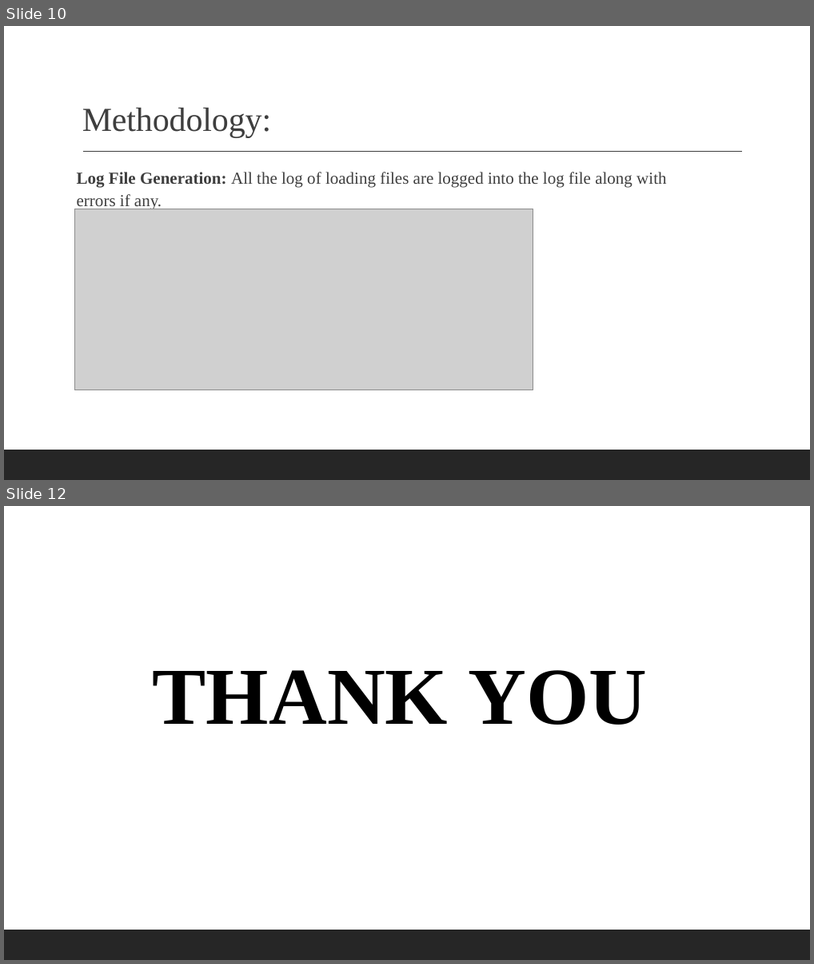
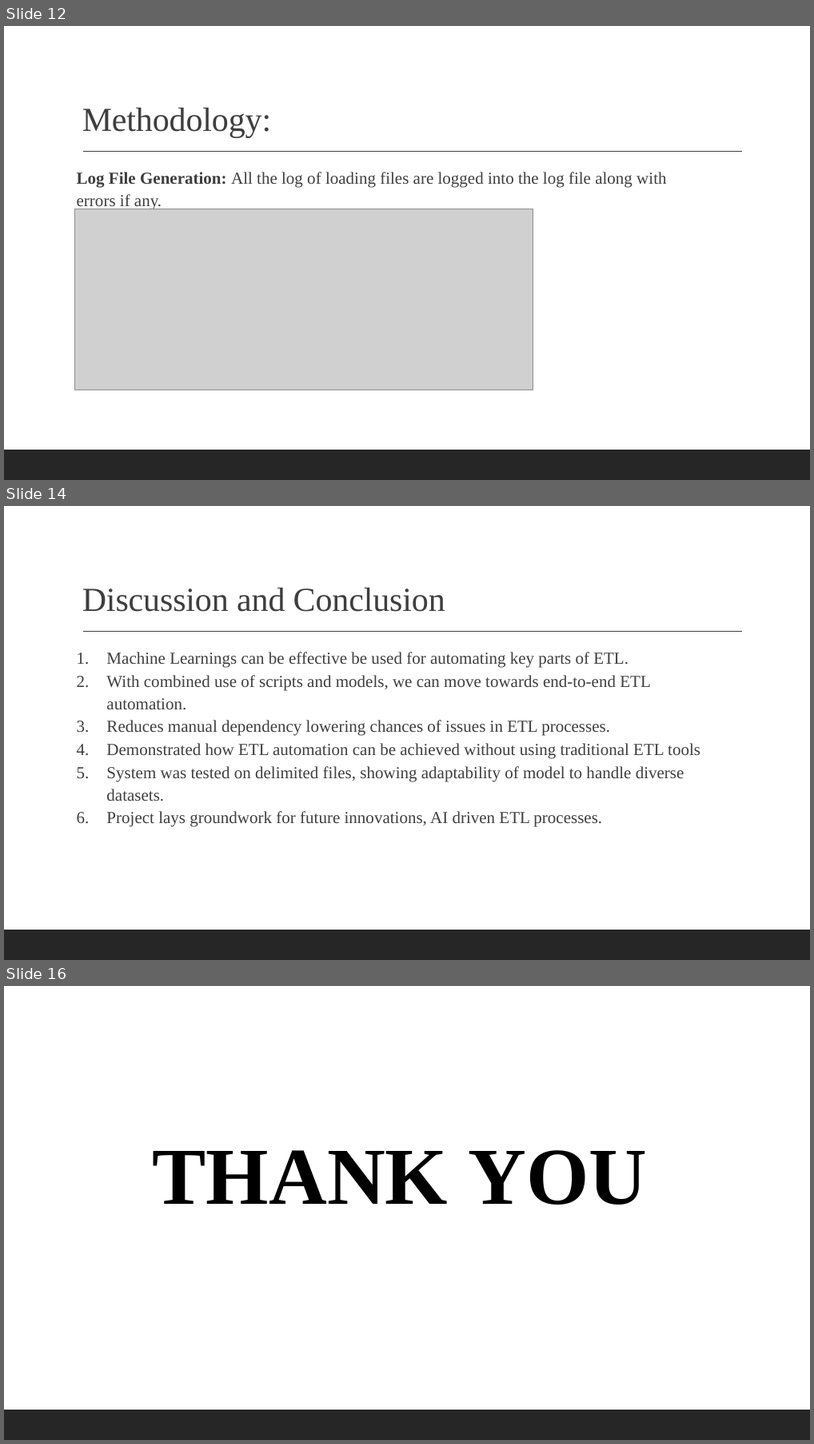
Before and after one commit to MeePks/ETL-AI-Schema-Detection, a slide deck: Documentation/ETLautomationPresentation.pptx. Shown one above the other, each under a label of ours: slides 10 and 12 before the commit, slides 12, 14 and 16 after it; the slides between them are not shown. The pictures are 814x964 and 814x1444 pixels, drawn with LibreOffice and Linux fonts; fonts in the diff are those of the drawing; grey boxes stand for pictures. Boxes give left, top, right and bottom in pixels: in the first picture for what was removed or moved away, otherwise in the second. Text is boxed around its words. In the diff, an @@ line names an element or a change of style, - is before the commit and + after.

```diff
--- a/Documentation/ETLautomationPresentation.pptx
+++ b/Documentation/ETLautomationPresentation.pptx
@@ slide 14 added at box(4, 506, 810, 960), background #FFFFFF; not listed: 2 template elements that a slide beside it also shows @@
@@ title added at box(82, 588, 446, 612), 40 pt, text #3E3E3E @@
+Discussion and Conclusion
@@ text added at box(106, 652, 701, 827), 20 pt, text #3E3E3E @@
+1. Machine Learnings can be effective be used for automating key parts of ETL.
+2. With combined use of scripts and models, we can move towards end-to-end ETL automation.
+3. Reduces manual dependency lowering chances of issues in ETL processes.
+4. Demonstrated how ETL automation can be achieved without using traditional ETL tools
+5. System was tested on delimited files, showing adaptability of model to handle diverse datasets.
+6. Project lays groundwork for future innovations, AI driven ETL processes.
@@ what was slide 10 is now slide 12 @@
@@ what was slide 12 is now slide 16 @@
```
Also in this commit, not shown: 3 slides changed, 4 other slides added, 1 slide removed, 1 other file.
